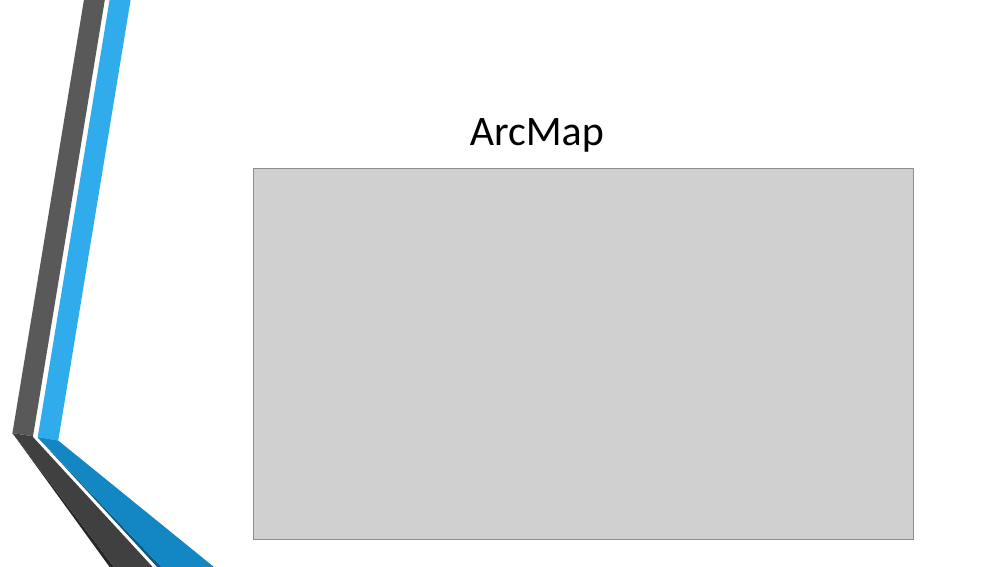
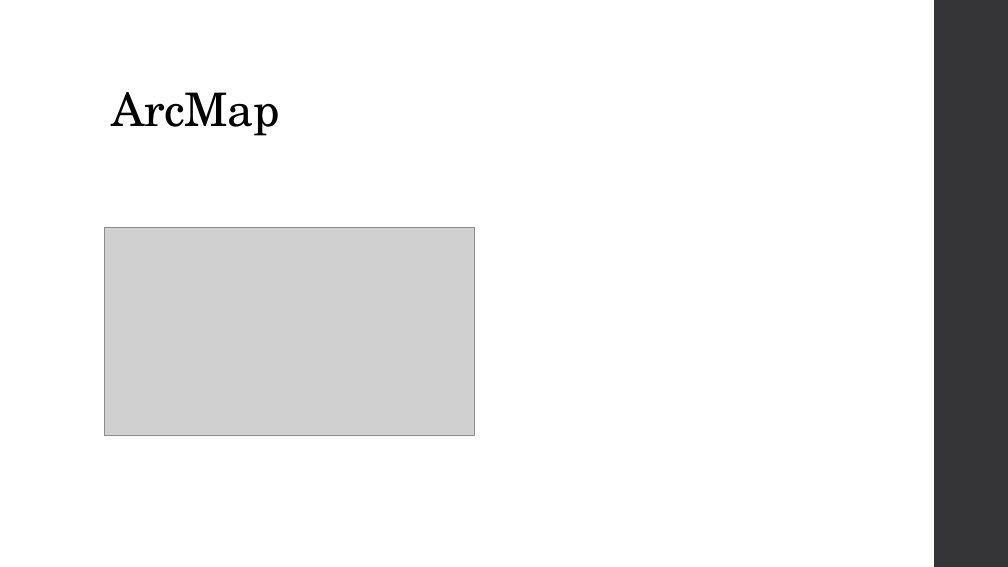
Before and after one commit to MGIS-UMN/GIS5577_week5, a slide deck: slide 33 of Spatial_Databases.odp. Drawn at 1008x567 pixels with LibreOffice and Linux fonts; fonts in the diff are those of the drawing; grey boxes stand for pictures; background and template pictures are left out. Boxes give left, top, right and bottom in pixels: in the first picture for what was removed or moved away, otherwise in the second. Text is boxed around its words. In the diff, an @@ line names an element or a change of style, - is before the commit and + after.

```diff
--- a/Spatial_Databases.odp
+++ b/Spatial_Databases.odp
@@ freeform shape added at (x1=934, y1=0, x2=1008, y2=567), fill #353537 @@
@@ title "ArcMap" moved from (x1=470, y1=118, x2=604, y2=152) to (x1=112, y1=92, x2=280, y2=136) @@
@@ title "ArcMap" at (x1=112, y1=92, x2=280, y2=136): size 40 to 44 pt, font Calibri to TeX Gyre Schola, letter spacing 0 to -0.5 pt; alignment centre to left; line spacing 1 to 0.9; vertical alignment middle to bottom @@
@@ picture resized from (x1=253, y1=169, x2=913, y2=540) to (x1=104, y1=227, x2=475, y2=435) @@
@@ group removed at (x1=12, y1=0, x2=214, y2=567): 6 freeform shapes @@
```
Also in this commit, not shown: 40 other slides changed.
